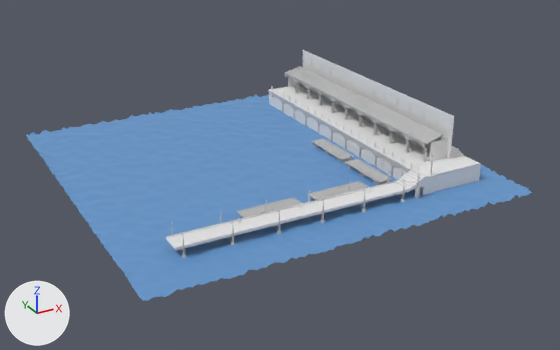
The FBX model Assets/Art/Environment/port.fbx, before and after one commit.
The view is the same before and after, from a 50 mm lens placed at (-76.7, -115.7, 53.7), pointed at (-13.5, -0.7, -3.8). Every picture has the same lights, and +X, +Y and +Z are marked at lower left. Where no turn or scale is listed for an object, it has been applied to the vertices. Vertices at the same position are counted once.

The first picture shows 'Cloner', 'Cloner_1', 'Cloner_2', 'Cube', 'Cube_1', 'Cube_2', 'Symmetry', 'flower', 'flower_1', 'flower_2', 'flower_3', 'sea'.
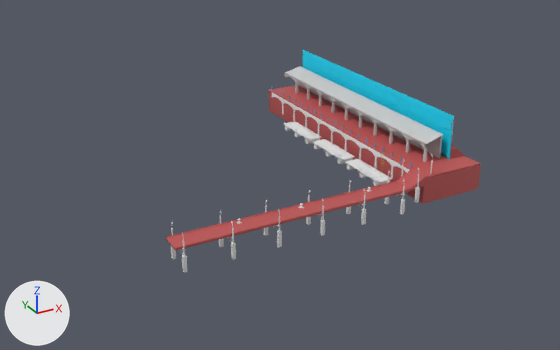
Where the newer file only moved an object's origin or applied its transform, the numbers keep the older frame.

What changed in the scene script:
```text
Change mat_default:
    mat_default.base_color: (0.523, 0.523, 0.523) -> (0.523, 0.089, 0.089)  # light grey #bfbfbf -> red #bf5454
Add mat_mat_16:
    mat_mat_16 = principled_material('Mat.16')
    mat_mat_16.base_color = (0.8, 0.8, 0.8)  # white #e7e7e7
    mat_mat_16.roughness = 0.553
Add mat_mat_1:
    mat_mat_1 = principled_material('Mat.1')
    mat_mat_1.base_color = (0.604, 0.604, 0.604)  # light grey #cccccc
    mat_mat_1.roughness = 0.553
Change me_mesh_016:
    where me_mesh_016.from_pydata(...)  # 4397 vertices, 4883 faces; spans x -176.0..171.0, y -57.0..79.0, z -536.0..530.0
    used by ob_flower_2; parent = ob_port; location = (-1356.0, -367.5, 632.7); rotation_euler = (0.0, 1.589, 0.0), in degrees (0, 91, 0)
    me_mesh_016 part 3: 4682 faces spanning x -176.0..171.0, y -57.0..79.0, z -536.0..530.0 switch from mat_default (light grey #bfbfbf) to mat_mat_16 (white #e7e7e7)
    me_mesh_016 part 4: the surface is now shaded smooth
Change me_mesh_018:
    remove me_mesh_018.from_pydata(...)  # 930 vertices, 933 faces; spans x -47.1..9.9, y -29.5..25.9, z -4.8..8.2
    add me_mesh_018.from_pydata(...)  # 844 vertices, 1458 faces; spans x -47.1..9.9, y -29.5..25.9, z -4.8..8.2
    me_mesh_018 part 1: 86 vertices removed from x 6.2..6.3, y -21.8..25.5, z 5.0..8.2
    me_mesh_018 part 2: the surface is now shaded smooth
    add me_mesh_018.materials.append(mat_default)  # red #bf5454
Change me_mesh_013:
    remove me_mesh_013.from_pydata(...)  # 9300 vertices, 9530 faces; spans x -2.6..1.2, y -2.8..47.8, z -2.3..2.5
    add me_mesh_013.from_pydata(...)  # 6790 vertices, 7330 faces; spans x -2.5..1.2, y -2.6..47.8, z -2.3..2.3
    me_mesh_013 part 7: 10 loose pieces with 2510 vertices, spanning x -2.6..1.1, y -2.8..47.2, z 1.2..2.5, are deleted
    me_mesh_013 part 8: 3370 faces spanning x -2.5..1.2, y -2.6..47.7, z -2.3..2.3 switch from mat_default (light grey #bfbfbf) to mat_mat_1 (light grey #cccccc)
    me_mesh_013 part 9: the surface is now shaded smooth
Change me_mesh_007:
    where me_mesh_007.from_pydata(...)  # 4397 vertices, 4883 faces; spans x -1.76..1.71, y -5.3..5.36, z -0.57..0.79
    me_mesh_007 part 5: 4682 faces spanning x -1.76..1.71, y -5.3..5.36, z -0.57..0.79 switch from mat_default (light grey #bfbfbf) to mat_mat_16 (white #e7e7e7)
    me_mesh_007 part 6: the surface is now shaded smooth
Change me_mesh_008:
    where me_mesh_008.from_pydata(...)  # 4397 vertices, 4883 faces; spans x -1.76..1.71, y -5.3..5.36, z -0.57..0.79
    me_mesh_008 part 10: 4682 faces spanning x -1.76..1.71, y -5.3..5.36, z -0.57..0.79 switch from mat_default (light grey #bfbfbf) to mat_mat_16 (white #e7e7e7)
    me_mesh_008 part 11: the surface is now shaded smooth
Change ob_flower_2:
    ob_flower_2.rotation_euler: (0.0, 1.589, 0.0) -> (0.0, 0.0, 0.0)  # degrees (0, 91, 0) -> degrees (0, 0, 0)
    ob_flower_2.location: (-1356.0, -367.5, 632.7) -> (-436.5, -367.5, -2182.0)
Remove ob_cube_1:
    ob_cube_1 = bpy.data.objects.new('Cube_1', me_mesh_015)
Change ob_flower_1:
    ob_flower_1.location: (-1.4, 0.6, -2.0) -> (-1.4, 0.2, -2.0)
Remove ob_cube:
    ob_cube = bpy.data.objects.new('Cube', me_mesh_006)
Remove ob_flower_3:
    ob_flower_3 = bpy.data.objects.new('flower_3', me_mesh_017)
Remove ob_sea:
    ob_sea = bpy.data.objects.new('sea', me_mesh)
Add ob_symmetry_001:
    ob_symmetry_001 = bpy.data.objects.new('Symmetry.001', me_mesh_008_1)  # 62 vertices, 50 faces; spans x -0.28..0.28, y -2.47..2.47, z -3.97..-1.34; in mat_mat_15 (white #e7e7e7)
    ob_symmetry_001.location = (0.3, -21.1, 1.0)
Add ob_main_001:
    ob_main_001 = bpy.data.objects.new('main.001', me_mesh_014_1)  # 278 vertices, 207 faces; spans x 6.2..6.3, y -25.6..25.8, z 0.1..8.2; in mat_mat_13 (cyan #00d9fa)
    ob_main_001.location = (4.3, 6.6, 1.1)
Add ob_cloner_001:
    ob_cloner_001 = bpy.data.objects.new('Cloner.001', me_mesh_016_1)  # 276 vertices, 240 faces; spans x -0.3..39.3, y -2.5..2.5, z -4.0..-1.4; in mat_mat_10 (white #e7e7e7)
    ob_cloner_001.location = (-41.7, -21.1, -0.5)
Add ob_cloner_1_001:
    ob_cloner_1_001 = bpy.data.objects.new('Cloner_1.001', me_mesh_011_1)  # 2510 vertices, 2200 faces; spans x -2.6..1.1, y -2.8..47.2, z 1.2..2.5; in mat_mat_9 (light grey #cccccc)
    ob_cloner_1_001.location = (8.4, -15.3, 3.3)
```

Boxes [x1, y1, x2, y2] around the edits, measured in the pictures (560 x 350 px):
'sea', deleted: before [26, 94, 531, 301]
'Cube_2', recoloured: [166, 50, 481, 250] in both
'Cloner_1', recoloured: [285, 66, 444, 162] in both
'main.001', added (cyan): after [303, 50, 454, 159]
'Cloner_1.001', added: after [285, 66, 444, 144]
'flower_2', recoloured, surface changed, moved, turned: before [308, 181, 369, 200]; after [283, 121, 321, 144]
'Cloner_2', recoloured: [272, 93, 410, 179] in both
'Cloner.001', added: after [171, 197, 405, 273]
'flower', recoloured, surface changed (grey to white): [345, 159, 392, 186] in both
'flower_3', deleted: before [237, 197, 301, 218]
'flower_1', recoloured, surface changed, moved (grey to white): before [312, 139, 354, 162]; after [313, 139, 354, 164]
'Cloner', recoloured: [171, 170, 405, 258] in both
'Cube', deleted: before [429, 138, 448, 162]
'Cube_1', deleted: before [288, 70, 299, 87]
part 1 of me_mesh_018, deleted: before [303, 50, 454, 159]
part 3 of me_mesh_016, recoloured: before [308, 181, 369, 200]; after [283, 121, 321, 144]
part 5 of me_mesh_007, recoloured (grey to white): [313, 139, 354, 161] in both
part 7 of me_mesh_013, deleted: before [285, 66, 444, 144]
part 8 of me_mesh_013, recoloured: [286, 66, 442, 161] in both
part 10 of me_mesh_008, recoloured (grey to white): [345, 159, 392, 185] in both
